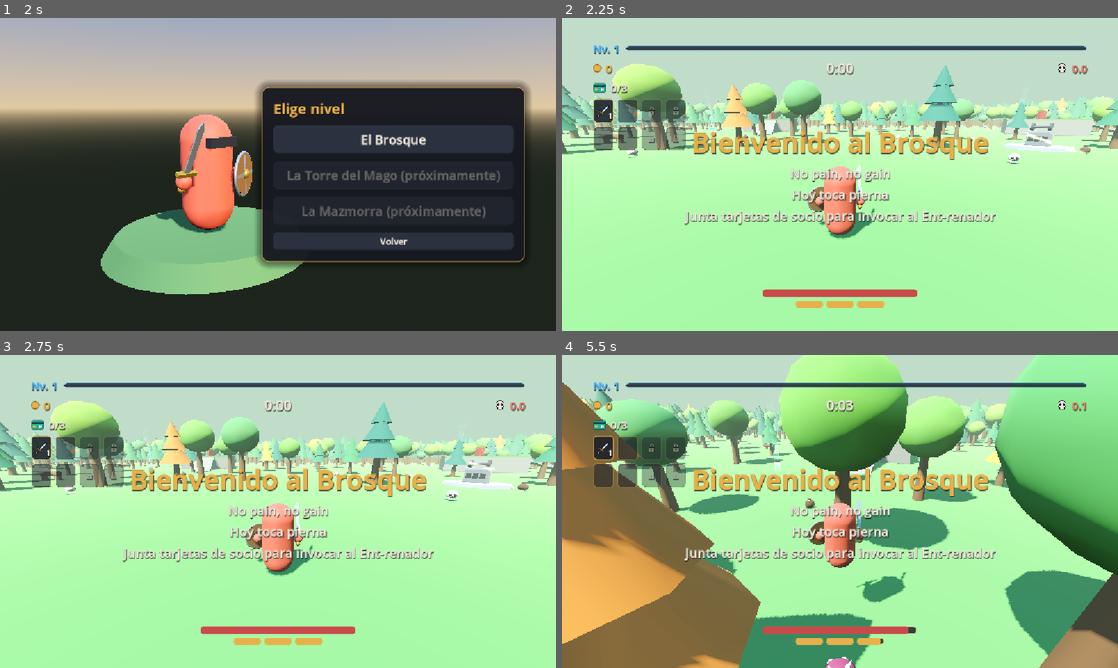
Above: before the commit, frames 1-4 (two rows, left to right).
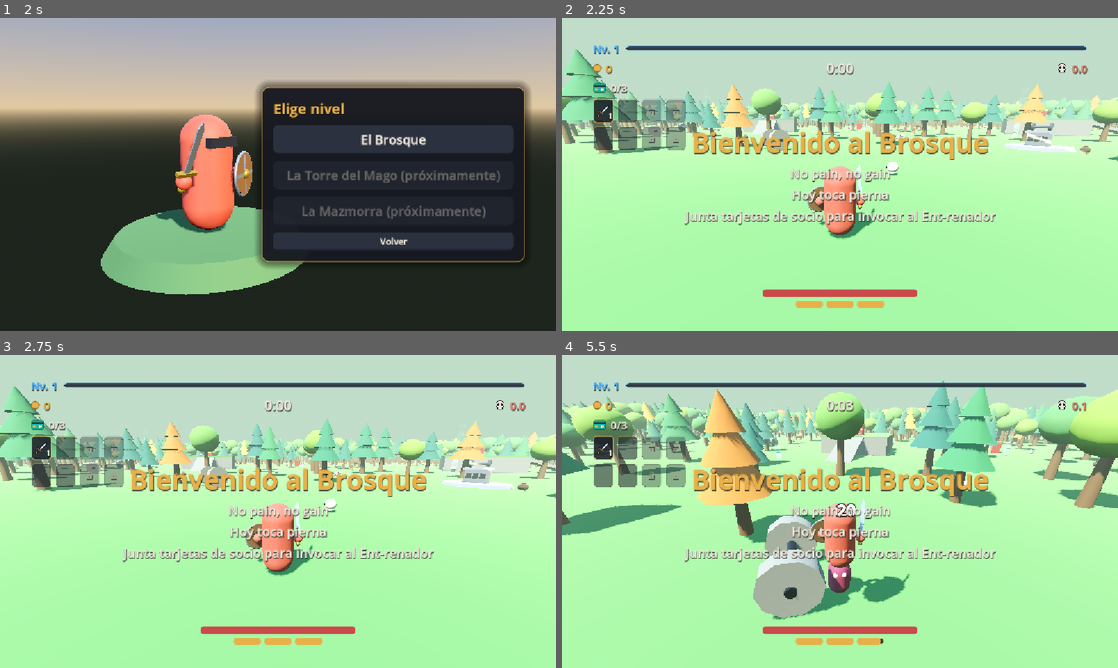
Above: after the commit, the same moments.

Repository: UriBokchoi/BroGuild
Game: Godot game, scene res://systems/run/game.tscn
Same seed, same stepped clock (60 frames per second), same inputs: the game is played once before the commit and once after it.
Inputs (mouse positions are in pixels of both pictures, inside the frame that each line leads up to):
- Up to frame 1 (2 s): click "Jugar" at 0.5 s; click "Guerrero" at 1.25 s
- Up to frame 2 (2.25 s): click "El Brosque" at 2 s
- Up to frame 3 (2.75 s): no input
- Up to frame 4 (5.5 s): tap Enter at 2.75 s; move the mouse to (867, 511) at 2.77 s; hold W (move_forward) from 2.78 s (still down); tap Shift (dash) at 2.85 s; click (867, 511) at 2.92 s; tap Space (jump) at 3.02, 3.77, 5.27 s; move the mouse to (812, 511) at 3.52 s; tap E (interact) at 3.6 s; move the mouse to (851, 505) at 4.27 s; tap Tab (show_stats) at 4.35 s; move the mouse to (834, 517) at 5.02 s; tap Ctrl (slide) at 5.1 s; click (834, 517) at 5.17 s

Frame 1 is identical in both runs. In frame 2, 11% of the frame differs, in the area x 0-100%, y 9-51%; in frame 3, 11%; in frame 4, 64%, in the area x 0-100%, y 0-100%.

Commit message:
feat(brosque): ruinas pequeñas de piedra para el toque medieval
Un templo de columnas rotas, tres muros caídos y dos arcos medio derrumbados,
con musgo y colisión (se suben con el mantle), repartidos por el mapa generado
fuera del claro.

Co-Authored-By: Claude Opus 5.5 <noreply@anthropic.com>

Diff:
--- a/data/layouts/brosque.tres
+++ b/data/layouts/brosque.tres
@@ -12,6 +12,9 @@
 [ext_resource type="Material" path="res://levels/brosque/materials/foliage.tres" id="10_foliage"]
 [ext_resource type="PackedScene" path="res://entities/interactables/chest/chest.tscn" id="11_chest"]
 [ext_resource type="PackedScene" path="res://entities/interactables/boss_altar/boss_altar.tscn" id="12_altar"]
+[ext_resource type="PackedScene" path="res://levels/brosque/props/ruin_temple.tscn" id="13_temple"]
+[ext_resource type="PackedScene" path="res://levels/brosque/props/ruin_wall.tscn" id="14_wall"]
+[ext_resource type="PackedScene" path="res://levels/brosque/props/ruin_arch.tscn" id="15_arch"]
 
 [sub_resource type="Resource" id="Piece_altar"]
 script = ExtResource("2_piece")
@@ -36,6 +39,27 @@
 count = 3
 footprint = 15.0
 top_height = 3.0
+avoid_clearing = true
+
+[sub_resource type="Resource" id="Piece_ruin_temple"]
+script = ExtResource("2_piece")
+scene = ExtResource("13_temple")
+count = 1
+footprint = 5.5
+avoid_clearing = true
+
+[sub_resource type="Resource" id="Piece_ruin_wall"]
+script = ExtResource("2_piece")
+scene = ExtResource("14_wall")
+count = 3
+footprint = 3.5
+avoid_clearing = true
+
+[sub_resource type="Resource" id="Piece_ruin_arch"]
+script = ExtResource("2_piece")
+scene = ExtResource("15_arch")
+count = 2
+footprint = 3.0
 avoid_clearing = true
 
 [sub_resource type="Resource" id="Piece_slots_ground"]
@@ -105,6 +129,6 @@
 spawn_radius = 6.0
 gap = 3.0
 attempts = 60
-pieces = Array[ExtResource("2_piece")]([SubResource("Piece_altar"), SubResource("Piece_high"), SubResource("Piece_low"), SubResource("Piece_slots_ground"), SubResource("Piece_chest_ground"), SubResource("Piece_dumbbell"), SubResource("Piece_bench")])
+pieces = Array[ExtResource("2_piece")]([SubResource("Piece_altar"), SubResource("Piece_high"), SubResource("Piece_low"), SubResource("Piece_ruin_temple"), SubResource("Piece_slots_ground"), SubResource("Piece_chest_ground"), SubResource("Piece_ruin_wall"), SubResource("Piece_ruin_arch"), SubResource("Piece_dumbbell"), SubResource("Piece_bench")])
 top_pieces = Array[ExtResource("2_piece")]([SubResource("Piece_slots_top"), SubResource("Piece_chest_top")])
 forest = SubResource("Forest_brosque")
--- /dev/null
+++ b/levels/brosque/materials/moss.tres
@@ -0,0 +1,5 @@
+[gd_resource type="StandardMaterial3D" format=3]
+
+[resource]
+albedo_color = Color(0.33, 0.52, 0.24, 1)
+roughness = 1.0
--- /dev/null
+++ b/levels/brosque/materials/ruin_stone.tres
@@ -0,0 +1,5 @@
+[gd_resource type="StandardMaterial3D" format=3]
+
+[resource]
+albedo_color = Color(0.66, 0.63, 0.56, 1)
+roughness = 0.95
--- /dev/null
+++ b/levels/brosque/materials/ruin_stone_dark.tres
@@ -0,0 +1,5 @@
+[gd_resource type="StandardMaterial3D" format=3]
+
+[resource]
+albedo_color = Color(0.5, 0.48, 0.44, 1)
+roughness = 0.95
--- /dev/null
+++ b/levels/brosque/props/ruin_arch.tscn
@@ -0,0 +1,103 @@
+[gd_scene format=3]
+
+[ext_resource type="Material" path="res://levels/brosque/materials/ruin_stone.tres" id="1_stone"]
+[ext_resource type="Material" path="res://levels/brosque/materials/ruin_stone_dark.tres" id="2_dark"]
+[ext_resource type="Material" path="res://levels/brosque/materials/moss.tres" id="3_moss"]
+
+[sub_resource type="BoxMesh" id="BoxMesh_plinth"]
+material = ExtResource("2_dark")
+size = Vector3(1.2, 0.3, 1.2)
+
+[sub_resource type="CylinderMesh" id="CylinderMesh_tall"]
+material = ExtResource("1_stone")
+top_radius = 0.42
+bottom_radius = 0.46
+height = 3.2
+radial_segments = 10
+rings = 1
+
+[sub_resource type="CylinderMesh" id="CylinderMesh_broken"]
+material = ExtResource("1_stone")
+top_radius = 0.44
+bottom_radius = 0.46
+height = 1.6
+radial_segments = 10
+rings = 1
+
+[sub_resource type="BoxMesh" id="BoxMesh_capital"]
+material = ExtResource("2_dark")
+size = Vector3(1.1, 0.3, 1.1)
+
+[sub_resource type="BoxMesh" id="BoxMesh_lintel"]
+material = ExtResource("1_stone")
+size = Vector3(3.6, 0.5, 0.9)
+
+[sub_resource type="CylinderMesh" id="CylinderMesh_drum"]
+material = ExtResource("1_stone")
+top_radius = 0.44
+bottom_radius = 0.44
+height = 1.2
+radial_segments = 10
+rings = 1
+
+[sub_resource type="BoxMesh" id="BoxMesh_moss"]
+material = ExtResource("3_moss")
+size = Vector3(1.12, 0.06, 1.12)
+
+[sub_resource type="CylinderShape3D" id="CylinderShape3D_tall"]
+height = 3.5
+radius = 0.46
+
+[sub_resource type="CylinderShape3D" id="CylinderShape3D_broken"]
+height = 1.9
+radius = 0.46
+
+[sub_resource type="BoxShape3D" id="BoxShape3D_lintel"]
+size = Vector3(3.6, 0.5, 0.9)
+
+[node name="RuinArch" type="StaticBody3D"]
+collision_mask = 0
+
+[node name="PlinthLeft" type="MeshInstance3D" parent="."]
+transform = Transform3D(1, 0, 0, 0, 1, 0, 0, 0, 1, -1.6, 0.15, 0)
+mesh = SubResource("BoxMesh_plinth")
+
+[node name="PlinthRight" type="MeshInstance3D" parent="."]
+transform = Transform3D(1, 0, 0, 0, 1, 0, 0, 0, 1, 1.6, 0.15, 0)
+mesh = SubResource("BoxMesh_plinth")
+
+[node name="ColumnLeft" type="MeshInstance3D" parent="."]
+transform = Transform3D(1, 0, 0, 0, 1, 0, 0, 0, 1, -1.6, 1.9, 0)
+mesh = SubResource("CylinderMesh_tall")
+
+[node name="Capital" type="MeshInstance3D" parent="."]
+transform = Transform3D(1, 0, 0, 0, 1, 0, 0, 0, 1, -1.6, 3.65, 0)
+mesh = SubResource("BoxMesh_capital")
+
+[node name="MossCapital" type="MeshInstance3D" parent="."]
+transform = Transform3D(1, 0, 0, 0, 1, 0, 0, 0, 1, -1.6, 3.82, 0)
+mesh = SubResource("BoxMesh_moss")
+
+[node name="ColumnRight" type="MeshInstance3D" parent="."]
+transform = Transform3D(0.995, -0.1, 0, 0.1, 0.995, 0, 0, 0, 1, 1.6, 1.1, 0)
+mesh = SubResource("CylinderMesh_broken")
+
+[node name="Lintel" type="MeshInstance3D" parent="."]
+transform = Transform3D(0.985, 0, 0.174, 0, 1, 0, -0.174, 0, 0.985, 0.4, 0.25, 1.5)
+mesh = SubResource("BoxMesh_lintel")
+
+[node name="Drum" type="MeshInstance3D" parent="."]
+transform = Transform3D(0, -0.866, 0.5, 1, 0, 0, 0, 0.5, 0.866, 2.7, 0.44, -1)
+mesh = SubResource("CylinderMesh_drum")
+
+[node name="ShapeLeft" type="CollisionShape3D" parent="."]
+transform = Transform3D(1, 0, 0, 0, 1, 0, 0, 0, 1, -1.6, 1.75, 0)
+shape = SubResource("CylinderShape3D_tall")
+
+[node name="ShapeRight" type="CollisionShape3D" parent="."]
+transform = Transform3D(1, 0, 0, 0, 1, 0, 0, 0, 1, 1.6, 0.95, 0)
+shape = SubResource("CylinderShape3D_broken")
+
+[node name="ShapeLintel" type="CollisionShape3D" parent="."]
+transform = Transform3D(0.985, 0, 0.174, 0, 1, 0, -0.174, 0, 0.985, 0.4, 0.25, 1.5)
+shape = SubResource("BoxShape3D_lintel")
--- /dev/null
+++ b/levels/brosque/props/ruin_temple.tscn
@@ -0,0 +1,119 @@
+[gd_scene format=3]
+
+[ext_resource type="Material" path="res://levels/brosque/materials/ruin_stone.tres" id="1_stone"]
+[ext_resource type="Material" path="res://levels/brosque/materials/ruin_stone_dark.tres" id="2_dark"]
+[ext_resource type="Material" path="res://levels/brosque/materials/moss.tres" id="3_moss"]
+
+[sub_resource type="BoxMesh" id="BoxMesh_floor"]
+material = ExtResource("2_dark")
+size = Vector3(7, 0.2, 7)
+
+[sub_resource type="BoxMesh" id="BoxMesh_moss_floor"]
+material = ExtResource("3_moss")
+size = Vector3(2.6, 0.04, 1.8)
+
+[sub_resource type="CylinderMesh" id="CylinderMesh_column"]
+material = ExtResource("1_stone")
+top_radius = 0.38
+bottom_radius = 0.42
+height = 1.0
+radial_segments = 10
+rings = 1
+
+[sub_resource type="BoxMesh" id="BoxMesh_capital"]
+material = ExtResource("2_dark")
+size = Vector3(1, 0.28, 1)
+
+[sub_resource type="CylinderMesh" id="CylinderMesh_drum"]
+material = ExtResource("1_stone")
+top_radius = 0.4
+bottom_radius = 0.4
+height = 1.1
+radial_segments = 10
+rings = 1
+
+[sub_resource type="BoxShape3D" id="BoxShape3D_floor"]
+size = Vector3(7, 0.2, 7)
+
+[sub_resource type="CylinderShape3D" id="CylinderShape3D_a"]
+height = 3.4
+radius = 0.42
+
+[sub_resource type="CylinderShape3D" id="CylinderShape3D_b"]
+height = 2.2
+radius = 0.42
+
+[sub_resource type="CylinderShape3D" id="CylinderShape3D_c"]
+height = 0.9
+radius = 0.42
+
+[sub_resource type="CylinderShape3D" id="CylinderShape3D_d"]
+height = 2.8
+radius = 0.42
+
+[node name="RuinTemple" type="StaticBody3D"]
+collision_mask = 0
+
+[node name="Floor" type="MeshInstance3D" parent="."]
+transform = Transform3D(1, 0, 0, 0, 1, 0, 0, 0, 1, 0, 0.1, 0)
+mesh = SubResource("BoxMesh_floor")
+
+[node name="MossA" type="MeshInstance3D" parent="."]
+transform = Transform3D(1, 0, 0, 0, 1, 0, 0, 0, 1, -1.2, 0.22, 1.4)
+mesh = SubResource("BoxMesh_moss_floor")
+
+[node name="MossB" type="MeshInstance3D" parent="."]
+transform = Transform3D(0, 0, 1, 0, 1, 0, -1, 0, 0, 1.8, 0.22, -1.6)
+mesh = SubResource("BoxMesh_moss_floor")
+
+[node name="ColumnA" type="MeshInstance3D" parent="."]
+transform = Transform3D(1, 0, 0, 0, 3.4, 0, 0, 0, 1, -2.6, 1.9, -2.6)
+mesh = SubResource("CylinderMesh_column")
+
+[node name="CapitalA" type="MeshInstance3D" parent="."]
+transform = Transform3D(1, 0, 0, 0, 1, 0, 0, 0, 1, -2.6, 3.74, -2.6)
+mesh = SubResource("BoxMesh_capital")
+
+[node name="ColumnB" type="MeshInstance3D" parent="."]
+transform = Transform3D(1, 0, 0, 0, 2.2, 0, 0, 0, 1, 2.6, 1.3, -2.6)
+mesh = SubResource("CylinderMesh_column")
+
+[node name="ColumnC" type="MeshInstance3D" parent="."]
+transform = Transform3D(1, 0, 0, 0, 0.9, 0, 0, 0, 1, 2.6, 0.65, 2.6)
+mesh = SubResource("CylinderMesh_column")
+
+[node name="ColumnD" type="MeshInstance3D" parent="."]
+transform = Transform3D(1, 0, 0, 0, 2.8, 0, 0, 0, 1, -2.6, 1.6, 2.6)
+mesh = SubResource("CylinderMesh_column")
+
+[node name="CapitalD" type="MeshInstance3D" parent="."]
+transform = Transform3D(0.94, 0, 0.342, 0, 1, 0, -0.342, 0, 0.94, -2.6, 3.14, 2.6)
+mesh = SubResource("BoxMesh_capital")
+
+[node name="DrumA" type="MeshInstance3D" parent="."]
+transform = Transform3D(0, -0.866, 0.5, 1, 0, 0, 0, 0.5, 0.866, 0.6, 0.6, 0.4)
+mesh = SubResource("CylinderMesh_drum")
+
+[node name="DrumB" type="MeshInstance3D" parent="."]
+transform = Transform3D(0, -1, 0, 1, 0, 0, 0, 0, 1, 4.1, 0.4, 1.2)
+mesh = SubResource("CylinderMesh_drum")
+
+[node name="ShapeFloor" type="CollisionShape3D" parent="."]
+transform = Transform3D(1, 0, 0, 0, 1, 0, 0, 0, 1, 0, 0.1, 0)
+shape = SubResource("BoxShape3D_floor")
+
+[node name="ShapeA" type="CollisionShape3D" parent="."]
+transform = Transform3D(1, 0, 0, 0, 1, 0, 0, 0, 1, -2.6, 1.9, -2.6)
+shape = SubResource("CylinderShape3D_a")
+
+[node name="ShapeB" type="CollisionShape3D" parent="."]
+transform = Transform3D(1, 0, 0, 0, 1, 0, 0, 0, 1, 2.6, 1.3, -2.6)
+shape = SubResource("CylinderShape3D_b")
+
+[node name="ShapeC" type="CollisionShape3D" parent="."]
+transform = Transform3D(1, 0, 0, 0, 1, 0, 0, 0, 1, 2.6, 0.65, 2.6)
+shape = SubResource("CylinderShape3D_c")
+
+[node name="ShapeD" type="CollisionShape3D" parent="."]
+transform = Transform3D(1, 0, 0, 0, 1, 0, 0, 0, 1, -2.6, 1.6, 2.6)
+shape = SubResource("CylinderShape3D_d")
--- /dev/null
+++ b/levels/brosque/props/ruin_wall.tscn
@@ -0,0 +1,126 @@
+[gd_scene format=3]
+
+[ext_resource type="Material" path="res://levels/brosque/materials/ruin_stone.tres" id="1_stone"]
+[ext_resource type="Material" path="res://levels/brosque/materials/ruin_stone_dark.tres" id="2_dark"]
+[ext_resource type="Material" path="res://levels/brosque/materials/moss.tres" id="3_moss"]
+
+[sub_resource type="BoxMesh" id="BoxMesh_base"]
+material = ExtResource("2_dark")
+size = Vector3(6, 0.8, 0.9)
+
+[sub_resource type="BoxMesh" id="BoxMesh_left"]
+material = ExtResource("1_stone")
+size = Vector3(2.4, 0.7, 0.85)
+
+[sub_resource type="BoxMesh" id="BoxMesh_right"]
+material = ExtResource("1_stone")
+size = Vector3(1.6, 0.7, 0.85)
+
+[sub_resource type="BoxMesh" id="BoxMesh_upper"]
+material = ExtResource("1_stone")
+size = Vector3(1.6, 0.7, 0.8)
+
+[sub_resource type="BoxMesh" id="BoxMesh_stub"]
+material = ExtResource("2_dark")
+size = Vector3(0.8, 0.5, 0.8)
+
+[sub_resource type="BoxMesh" id="BoxMesh_upper_right"]
+material = ExtResource("2_dark")
+size = Vector3(0.9, 0.6, 0.8)
+
+[sub_resource type="BoxMesh" id="BoxMesh_fallen"]
+material = ExtResource("1_stone")
+size = Vector3(0.7, 0.5, 0.6)
+
+[sub_resource type="BoxMesh" id="BoxMesh_moss_base"]
+material = ExtResource("3_moss")
+size = Vector3(2, 0.06, 0.92)
+
+[sub_resource type="BoxMesh" id="BoxMesh_moss_top"]
+material = ExtResource("3_moss")
+size = Vector3(1.62, 0.06, 0.82)
+
+[sub_resource type="BoxShape3D" id="BoxShape3D_base"]
+size = Vector3(6, 0.8, 0.9)
+
+[sub_resource type="BoxShape3D" id="BoxShape3D_left"]
+size = Vector3(2.4, 0.7, 0.85)
+
+[sub_resource type="BoxShape3D" id="BoxShape3D_right"]
+size = Vector3(1.6, 0.7, 0.85)
+
+[sub_resource type="BoxShape3D" id="BoxShape3D_upper"]
+size = Vector3(1.6, 0.7, 0.8)
+
+[sub_resource type="BoxShape3D" id="BoxShape3D_stub"]
+size = Vector3(0.8, 0.5, 0.8)
+
+[sub_resource type="BoxShape3D" id="BoxShape3D_upper_right"]
+size = Vector3(0.9, 0.6, 0.8)
+
+[node name="RuinWall" type="StaticBody3D"]
+collision_mask = 0
+
+[node name="Base" type="MeshInstance3D" parent="."]
+transform = Transform3D(1, 0, 0, 0, 1, 0, 0, 0, 1, 0, 0.4, 0)
+mesh = SubResource("BoxMesh_base")
+
+[node name="Left" type="MeshInstance3D" parent="."]
+transform = Transform3D(1, 0, 0, 0, 1, 0, 0, 0, 1, -1.8, 1.15, 0)
+mesh = SubResource("BoxMesh_left")
+
+[node name="Right" type="MeshInstance3D" parent="."]
+transform = Transform3D(1, 0, 0, 0, 1, 0, 0, 0, 1, 2.2, 1.15, 0)
+mesh = SubResource("BoxMesh_right")
+
+[node name="Upper" type="MeshInstance3D" parent="."]
+transform = Transform3D(1, 0, 0, 0, 1, 0, 0, 0, 1, -2.2, 1.85, 0.02)
+mesh = SubResource("BoxMesh_upper")
+
+[node name="Stub" type="MeshInstance3D" parent="."]
+transform = Transform3D(1, 0, 0, 0, 1, 0, 0, 0, 1, -2.6, 2.45, 0)
+mesh = SubResource("BoxMesh_stub")
+
+[node name="UpperRight" type="MeshInstance3D" parent="."]
+transform = Transform3D(1, 0, 0, 0, 1, 0, 0, 0, 1, 2.45, 1.8, 0)
+mesh = SubResource("BoxMesh_upper_right")
+
+[node name="FallenA" type="MeshInstance3D" parent="."]
+transform = Transform3D(0.906, 0, 0.423, 0, 1, 0, -0.423, 0, 0.906, 0.4, 0.25, 1.15)
+mesh = SubResource("BoxMesh_fallen")
+
+[node name="FallenB" type="MeshInstance3D" parent="."]
+transform = Transform3D(0.966, 0, -0.259, 0, 1, 0, 0.259, 0, 0.966, -0.7, 0.25, -1.2)
+mesh = SubResource("BoxMesh_fallen")
+
+[node name="MossBase" type="MeshInstance3D" parent="."]
+transform = Transform3D(1, 0, 0, 0, 1, 0, 0, 0, 1, 0.4, 0.82, 0)
+mesh = SubResource("BoxMesh_moss_base")
+
+[node name="MossTop" type="MeshInstance3D" parent="."]
+transform = Transform3D(1, 0, 0, 0, 1, 0, 0, 0, 1, -2.2, 2.22, 0.02)
+mesh = SubResource("BoxMesh_moss_top")
+
+[node name="ShapeBase" type="CollisionShape3D" parent="."]
+transform = Transform3D(1, 0, 0, 0, 1, 0, 0, 0, 1, 0, 0.4, 0)
+shape = SubResource("BoxShape3D_base")
+
+[node name="ShapeLeft" type="CollisionShape3D" parent="."]
+transform = Transform3D(1, 0, 0, 0, 1, 0, 0, 0, 1, -1.8, 1.15, 0)
+shape = SubResource("BoxShape3D_left")
+
+[node name="ShapeRight" type="CollisionShape3D" parent="."]
+transform = Transform3D(1, 0, 0, 0, 1, 0, 0, 0, 1, 2.2, 1.15, 0)
+shape = SubResource("BoxShape3D_right")
+
+[node name="ShapeUpper" type="CollisionShape3D" parent="."]
+transform = Transform3D(1, 0, 0, 0, 1, 0, 0, 0, 1, -2.2, 1.85, 0.02)
+shape = SubResource("BoxShape3D_upper")
+
+[node name="ShapeStub" type="CollisionShape3D" parent="."]
+transform = Transform3D(1, 0, 0, 0, 1, 0, 0, 0, 1, -2.6, 2.45, 0)
+shape = SubResource("BoxShape3D_stub")
+
+[node name="ShapeUpperRight" type="CollisionShape3D" parent="."]
+transform = Transform3D(1, 0, 0, 0, 1, 0, 0, 0, 1, 2.45, 1.8, 0)
+shape = SubResource("BoxShape3D_upper_right")
--- a/tests/integration/levels/brosque/test_brosque.gd
+++ b/tests/integration/levels/brosque/test_brosque.gd
@@ -2,7 +2,8 @@
 ## El Brosque: las oleadas empiezan solas, el jugador aparece en el claro, el mapa se genera al
 ## cargar (mesetas, tragaperras, cofres, props y bosque; dentro de las paredes los árboles chocan y
 ## fuera una banda tapa el borde), los enemigos salen solo dentro, el nivel da la bienvenida y tiene
-## su jefe: el altar al borde del claro y cinco tarjetas de socio lejos del punto de aparición.
+## su jefe: el altar al borde del claro y cinco tarjetas de socio lejos del punto de aparición; y
+## unas ruinas pequeñas fuera del claro.
 
 const BrosqueScene := preload("res://levels/brosque/brosque.tscn")
 
@@ -84,3 +85,11 @@
 	for key: Node in keys:
 		var at := (key as Node3D).global_position
 		assert_gte(Vector2(at.x, at.z).length(), 25.0, "lejos del punto de aparición")
+
+
+func test_it_has_small_ruins() -> void:
+	var layout := _level.get_node(^"Layout") as LevelLayout
+	var ruins := layout.get_pieces().filter(func(piece: Node3D) -> bool: return piece.scene_file_path.contains("/ruin_"))
+	assert_eq(ruins.size(), 6, "un templo, tres muros y dos arcos")
+	for ruin: Node3D in ruins:
+		assert_gt(Vector2(ruin.position.x, ruin.position.z).length(), 18.0, "fuera del claro")
Not shown, changed: docs/DECISIONES.md
Not shown, changed: docs/GDD.md
Not shown, changed: docs/MAPA.md
